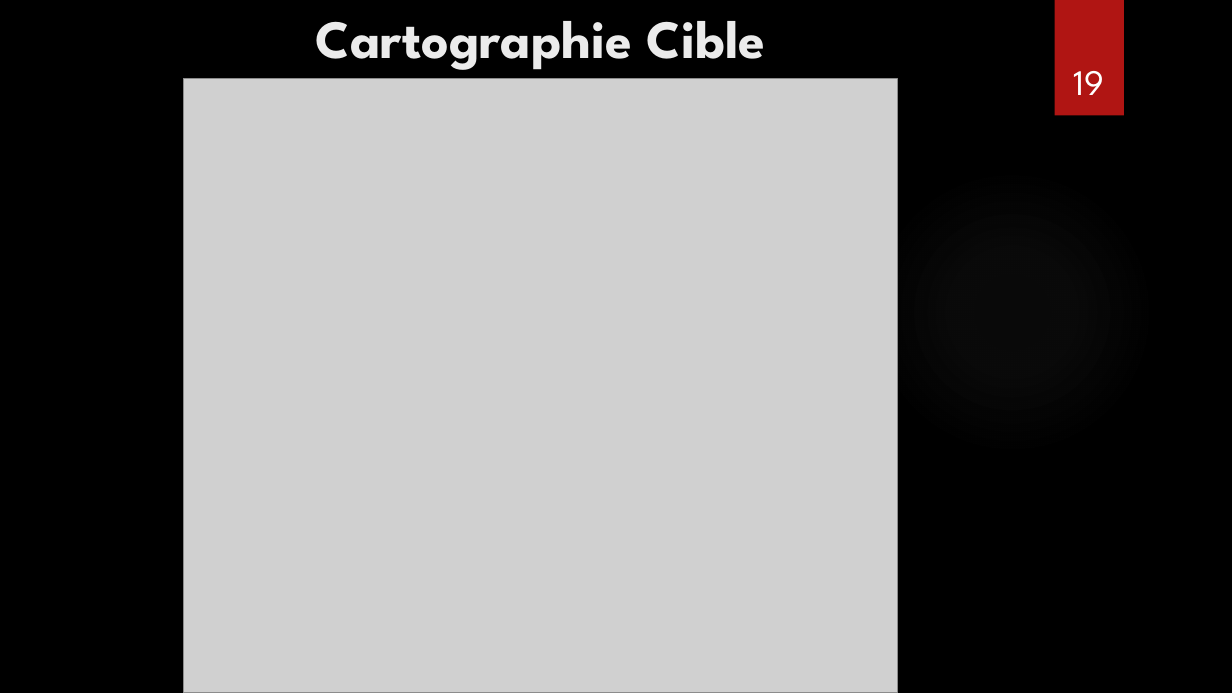
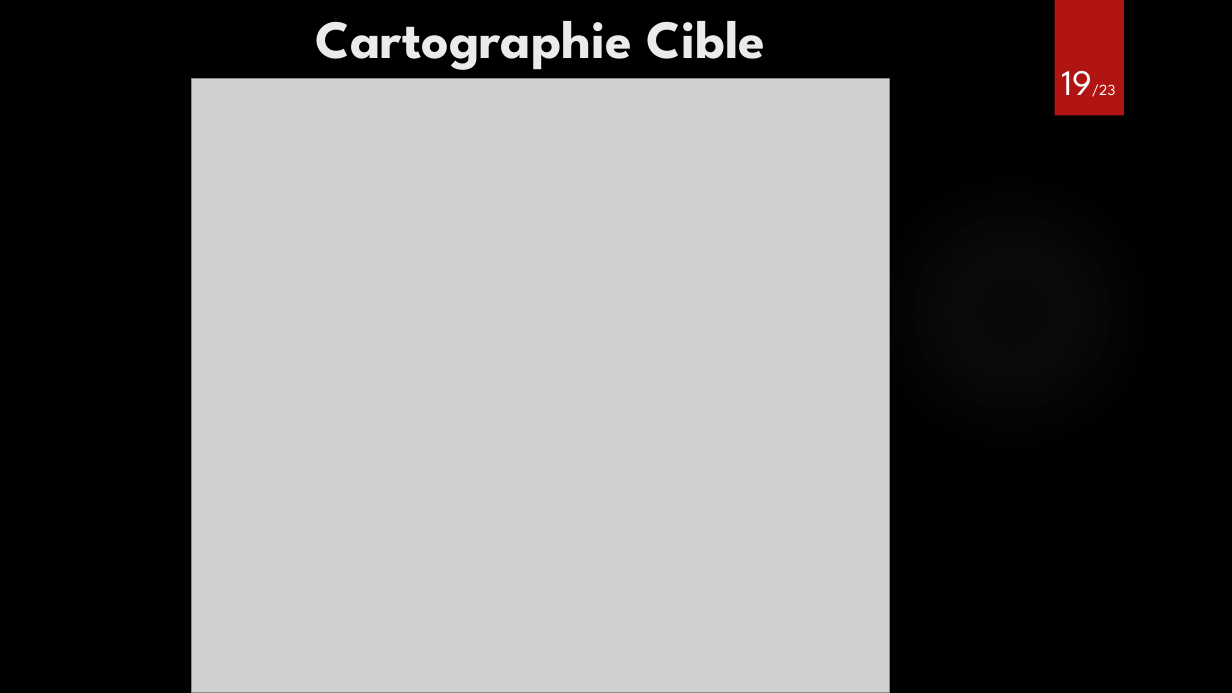
Before and after one commit to CNAM-MPIR/210_Project, a slide deck: slide 19 of Project/MPI_NPE_Presentation NFE210.pptx. Drawn at 1232x693 pixels with LibreOffice and Linux fonts; fonts in the diff are those of the drawing; grey boxes stand for pictures; background and template pictures are left out. Boxes give left, top, right and bottom in pixels: in the first picture for what was removed or moved away, otherwise in the second. Text is boxed around its words. In the diff, an @@ line names an element or a change of style, - is before the commit and + after.

```diff
--- a/Project/MPI_NPE_Presentation NFE210.pptx
+++ b/Project/MPI_NPE_Presentation NFE210.pptx
@@ picture: place and size @@
-picture at <box>184,79,898,693</box>
+picture at <box>192,79,890,693</box>
@@ page number at <box>1061,71,1116,97</box>: text changed; size 28 to 12 pt @@
-19
+19/23
```
Also in this commit, not shown: 1 other slide changed, 1 other file.
